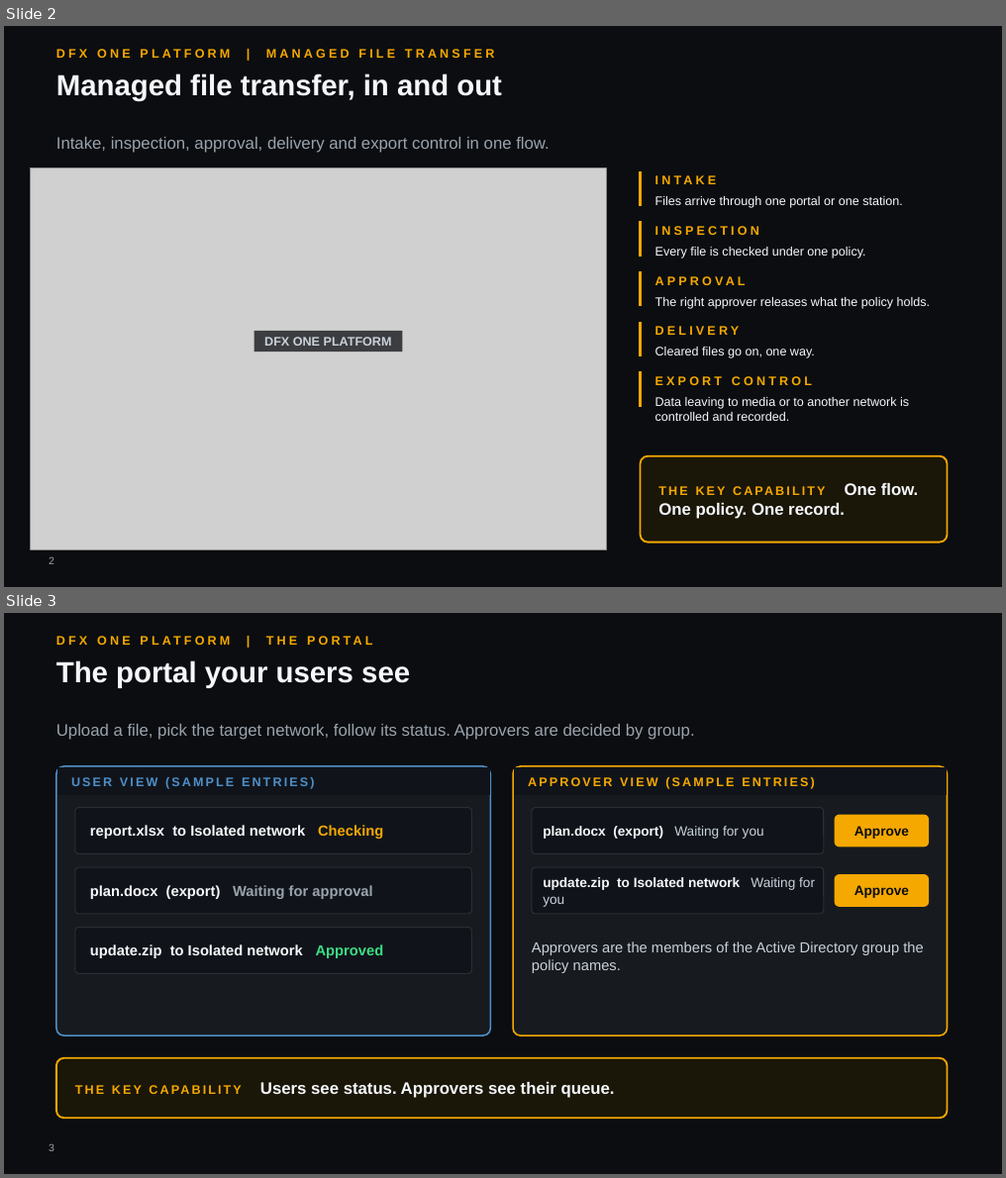
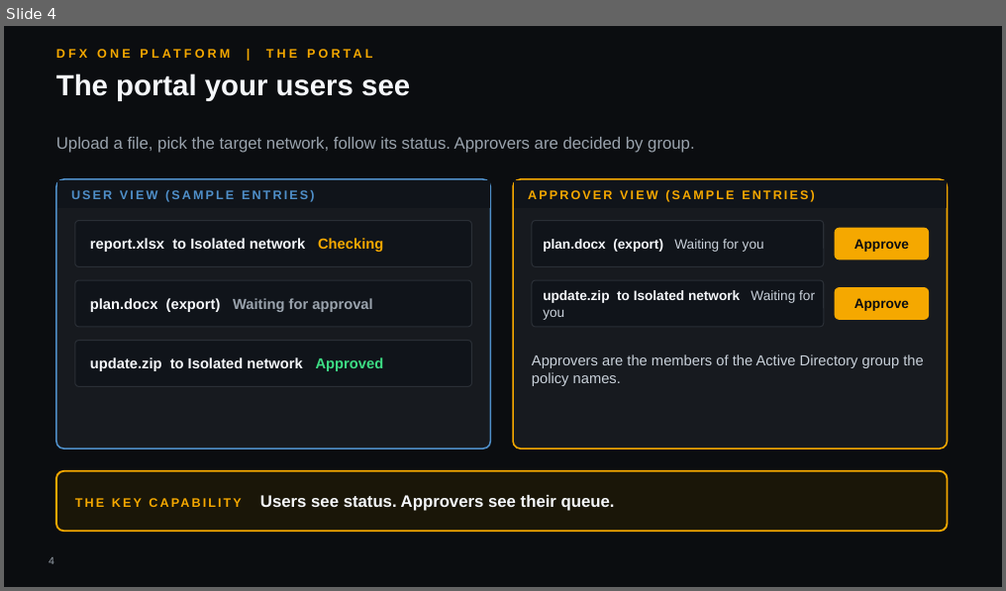
Before and after one commit to hybridus/DFX_Marketing, a slide deck: Projects/06_Presales_OnePlatform_Deck/pilot/raw_corp.pptx. Shown one above the other, each under a label of ours: slides 2 and 3 before the commit, slide 4 after it. The pictures are 1006x1178 and 1006x591 pixels, drawn with LibreOffice and Linux fonts; fonts in the diff are those of the drawing; grey boxes stand for pictures; background and template pictures are left out. Boxes give left, top, right and bottom in pixels: in the first picture for what was removed or moved away, otherwise in the second. Text is boxed around its words. In the diff, an @@ line names an element or a change of style, - is before the commit and + after.

```diff
--- a/Projects/06_Presales_OnePlatform_Deck/pilot/raw_corp.pptx
+++ b/Projects/06_Presales_OnePlatform_Deck/pilot/raw_corp.pptx
@@ slide 2 removed at box(4, 26, 1002, 587), background #0B0D10 @@
@@ text removed at box(266, 49, 495, 58) @@
-DFX ONE PLATFORM | MANAGED FILE TRANSFER
@@ text removed at box(56, 74, 502, 101) @@
-Managed file transfer, in and out
@@ text removed at box(56, 137, 549, 153) @@
-Intake, inspection, approval, delivery and export control in one flow.
@@ picture removed at box(30, 169, 607, 550) @@
@@ line removed from (641, 172) to (641, 206) @@
@@ text removed at box(655, 173, 947, 193) @@
-INTAKE
@@ text removed at box(655, 196, 903, 208) @@
-Files arrive through one portal or one station.
@@ line removed from (641, 221) to (641, 257) @@
@@ text removed at box(655, 226, 759, 235) @@
-INSPECTION
@@ text removed at box(655, 247, 866, 259) @@
-Every file is checked under one policy.
@@ line removed from (641, 272) to (641, 307) @@
@@ text removed at box(655, 274, 947, 294) @@
-APPROVAL
@@ line removed from (641, 322) to (641, 357) @@
@@ text removed at box(655, 297, 931, 309) @@
-The right approver releases what the policy holds.
@@ rectangle removed at box(254, 331, 402, 352) @@
-DFX ONE PLATFORM
@@ text removed at box(655, 326, 739, 335) @@
-DELIVERY
@@ text removed at box(655, 347, 815, 359) @@
-Cleared files go on, one way.
@@ line removed from (641, 372) to (641, 407) @@
@@ text removed at box(655, 376, 812, 385) @@
-EXPORT CONTROL
@@ text removed at box(655, 397, 909, 421) @@
-Data leaving to media or to another network is controlled and recorded.
@@ rounded rectangle removed at box(641, 457, 947, 543) @@
@@ text removed at box(658, 483, 918, 519) @@
-THE KEY CAPABILITY One flow. One policy. One record.
@@ page number removed at box(49, 557, 54, 565) @@
-2
@@ what was slide 3 is now slide 4 @@
@@ page number at box(49, 558, 54, 565): text changed @@
-3
+4
```
Also in this commit, not shown: 2 slides changed, 3 slides added, 1 other slide removed, 9 other files.
